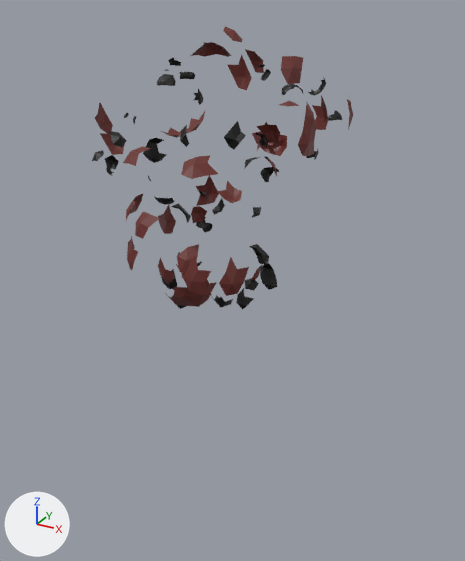
What one commit did to the glTF model public/models/azuki_unarmed_frames/explode/explode.f0015.glb.
Rendered twice from a 50 mm lens placed at (8.33, -14.1, 5.1), pointed at (0.35, 0.42, -2.15). Every picture has the same lights, and +X, +Y and +Z are marked at lower left. Where no turn or scale is listed for an object, it has been applied to the vertices. Vertices at the same position are counted once.

The scene before the commit, as lines of its bpy script (objects in view):
```python
me_bodysubnode_001 = bpy.data.meshes.new('BodySubnode.001')
me_bodysubnode_001.from_pydata(...)  # 874 vertices, 878 faces; spans x -3.66..3.14, y -3.36..3.37, z -2.91..4.47
me_bodysubnode_001.materials.append(mat_bakedmaterial)  # picture img_bakedesttexture
ob_body_001 = bpy.data.objects.new('Body.001', me_bodysubnode_001)
ob_body_001.location = (0.0, 0.0, 0.0)
```
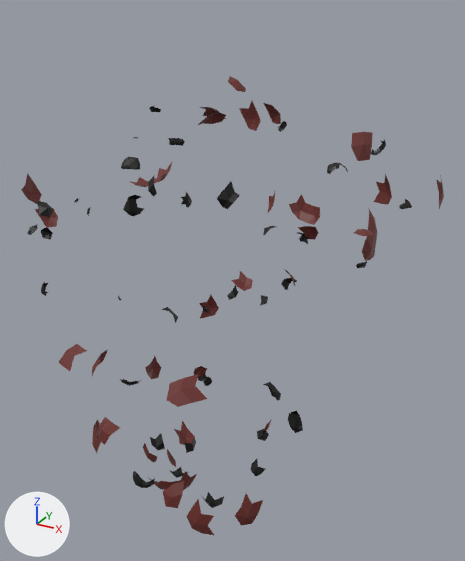
The change, as a diff of the scene's bpy script:
```diff
--- a/public/models/azuki_unarmed_frames/explode/explode.f0015.glb.py
+++ b/public/models/azuki_unarmed_frames/explode/explode.f0015.glb.py
@@ me_bodysubnode_001 @@
-me_bodysubnode_001.from_pydata(...)  # 874 vertices, 878 faces; spans x -3.66..3.14, y -3.36..3.37, z -2.91..4.47
+me_bodysubnode_001.from_pydata(...)  # 874 vertices, 878 faces; spans x -6.39..5.33, y -6.07..5.94, z -8.8..3.26
+# me_bodysubnode_001 part 1: the loose piece of 15 vertices spanning x -1.36..-0.38, y -0.36..0.56, z 1.79..2.45 is moved by (-1.02, -0.11, -1.43)
+# me_bodysubnode_001 part 2: the loose piece of 20 vertices spanning x -0.78..0.61, y -1.64..-0.74, z -2.49..-1.31 is moved by (-0.3, -0.74, -5.81)
+# me_bodysubnode_001 part 3: the loose piece of 10 vertices spanning x 0.33..0.81, y 0.93..1.61, z -2.68..-1.87 is moved by (-0.09, 1.19, -6.09)
+# me_bodysubnode_001 part 4: the loose piece of 10 vertices spanning x -0.98..-0.45, y -0.66..0.09, z -2.17..-1.61 is moved by (-0.19, -0.16, -5.49)
+# me_bodysubnode_001 part 5: the loose piece of 9 vertices spanning x -1.26..-0.53, y 2.35..2.78, z -0.58..-0.02 is moved by (-0.66, 2.1, -3.9)
+# me_bodysubnode_001 part 6: the loose piece of 13 vertices spanning x 2.2..2.54, y -0.06..0.75, z 1.6..2.82 is moved by (1.59, 0.5, -2.56)
+# me_bodysubnode_001 part 7: the loose piece of 8 vertices spanning x -0.84..-0.22, y -1.61..-1.36, z -1.78..-0.95 is moved by (-0.35, -0.68, -5.45)
+# me_bodysubnode_001 part 8: the loose piece of 10 vertices spanning x 0.69..1.41, y -2.67..-2.48, z -1.19..-0.23 is moved by (0.98, -1.67, -5.36)
+# me_bodysubnode_001 part 9: the loose piece of 8 vertices spanning x -2.61..-2.37, y -1.52..-0.86, z 1.89..2.72 is moved by (-1.66, -1.11, -1.78)
+# me_bodysubnode_001 part 10: the loose piece of 8 vertices spanning x -1.26..-0.87, y -0.76..-0.18, z -2.59..-2.0 is moved by (-0.44, 0.07, -6.21)
+# me_bodysubnode_001 part 11: the loose piece of 14 vertices spanning x -1.96..-1.14, y -1.84..-0.93, z -1.47..-0.51 is moved by (-1.01, -0.93, -5.63)
+# me_bodysubnode_001 part 12: the loose piece of 13 vertices spanning x -0.35..0.78, y 2.76..3.12, z 0.92..1.8 is moved by (0.29, 2.2, -2.7)
+# me_bodysubnode_001 part 13: the loose piece of 8 vertices spanning x -3.65..-3.15, y 0.01..0.53, z 1.05..1.64 is moved by (-2.73, -0.15, -2.57)
+# me_bodysubnode_001 part 14: the loose piece of 10 vertices spanning x -1.9..-1.36, y 2.16..2.66, z -0.78..0.18 is moved by (-1.06, 1.75, -4.94)
+# me_bodysubnode_001 part 15: the loose piece of 8 vertices spanning x -0.39..0.02, y 2.83..3.37, z 0.92..1.75 is moved by (-0.82, 2.56, -2.75)
+# me_bodysubnode_001 part 16: the loose piece of 10 vertices spanning x 1.55..2.19, y 2.35..2.71, z 1.8..2.76 is moved by (1.42, 1.79, -2.36)
+# me_bodysubnode_001 part 17: the loose piece of 9 vertices spanning x 1.4..1.92, y -2.15..-1.65, z -1.35..-0.39 is moved by (1.1, -1.24, -5.52)
+# me_bodysubnode_001 part 18: the loose piece of 9 vertices spanning x -1.93..-1.75, y 0.11..0.82, z -1.21..-0.25 is moved by (-0.98, 0.26, -5.37)
+# me_bodysubnode_001 part 19: the loose piece of 9 vertices spanning x -0.92..-0.2, y 2.43..2.62, z 2.72..3.68 is moved by (-0.5, 1.62, -1.45)
+# me_bodysubnode_001 part 20: the loose piece of 9 vertices spanning x 2.83..3.14, y 1.2..1.85, z 2.1..3.06 is moved by (2.19, 1.2, -2.06)
+# me_bodysubnode_001 part 21: the loose piece of 7 vertices spanning x 0.44..0.92, y -2.55..-2.12, z -0.75..-0.15 is moved by (0.43, -1.62, -5.53)
+# me_bodysubnode_001 part 22: the loose piece of 8 vertices spanning x 2.19..2.58, y -0.89..-0.21, z 3.4..3.94 is moved by (1.77, -0.21, -1.44)
+# me_bodysubnode_001 part 23: the loose piece of 9 vertices spanning x 1.05..1.79, y -3.21..-2.54, z 1.72..2.08 is moved by (1.18, -2.54, -3.61)
+# me_bodysubnode_001 part 24: the loose piece of 12 vertices spanning x -2.45..-1.9, y -0.92..0.01, z -0.45..0.14 is moved by (-1.55, -0.25, -5.24)
+# me_bodysubnode_001 part 25: 628 of 874 vertices moved; they spanned x -3.66..2.48, y -3.36..3.16, z -2.91..4.47 and now span x -6.39..4.27, y -6.07..5.53, z -8.74..3.26; mean shift (-0.19, 0.32, -3.46); largest move (0.54, 0.81, -2.52) -> (0.45, 2.0, -8.6)
 me_bodysubnode_001.materials.append(mat_bakedmaterial)
```

Where the change shows, as pixel boxes [x1, y1, x2, y2] in the pictures (465 x 561 px; the box of a moved part takes in the faces that stretch with it):
'Body.001', reshaped (62% wider, 62% taller)
    before: [92, 26, 353, 309]
    after: [21, 76, 444, 535]
part 1 of me_bodysubnode_001, moved or reshaped
    before: [161, 111, 205, 138]
    after: [129, 162, 172, 187]
part 2 of me_bodysubnode_001, moved or reshaped
    before: [166, 279, 217, 307]
    after: [148, 471, 197, 490]
part 3 of me_bodysubnode_001, moved or reshaped
    before: [251, 264, 263, 280]
    after: [263, 419, 272, 432]
part 4 of me_bodysubnode_001, moved or reshaped
    before: [176, 264, 185, 278]
    after: [174, 421, 194, 445]
part 5 of me_bodysubnode_001, moved or reshaped
    before: [217, 181, 242, 203]
    after: [231, 271, 253, 291]
part 6 of me_bodysubnode_001, moved or reshaped
    before: [298, 103, 316, 156]
    after: [362, 209, 377, 261]
part 7 of me_bodysubnode_001, moved or reshaped
    before: [158, 258, 174, 284]
    after: [143, 443, 157, 462]
part 8 of me_bodysubnode_001, moved or reshaped
    before: [183, 255, 211, 295]
    after: [187, 499, 214, 535]
part 9 of me_bodysubnode_001, moved or reshaped
    before: [95, 103, 113, 135]
    after: [21, 173, 42, 205]
part 10 of me_bodysubnode_001, moved or reshaped (not visible before)
    after: [167, 449, 176, 467]
part 11 of me_bodysubnode_001, moved or reshaped
    before: [127, 237, 138, 270]
    after: [92, 419, 101, 453]
part 12 of me_bodysubnode_001, moved or reshaped
    before: [252, 122, 287, 156]
    after: [289, 194, 320, 225]
part 13 of me_bodysubnode_001, moved or reshaped
    before: [100, 133, 124, 155]
    after: [35, 209, 58, 228]
part 14 of me_bodysubnode_001, moved or reshaped
    before: [196, 175, 219, 206]
    after: [199, 295, 219, 319]
part 15 of me_bodysubnode_001, moved or reshaped (not visible before)
    after: [268, 191, 275, 212]
part 16 of me_bodysubnode_001, moved or reshaped
    before: [312, 95, 328, 130]
    after: [373, 174, 392, 205]
part 17 of me_bodysubnode_001, moved or reshaped
    before: [219, 258, 249, 296]
    after: [235, 493, 263, 526]
part 18 of me_bodysubnode_001, moved or reshaped
    before: [158, 204, 176, 234]
    after: [145, 356, 162, 379]
part 19 of me_bodysubnode_001, moved or reshaped
    before: [228, 54, 252, 90]
    after: [239, 101, 261, 131]
part 20 of me_bodysubnode_001, moved or reshaped
    before: [347, 96, 353, 130]
    after: [436, 175, 444, 209]
part 21 of me_bodysubnode_001, moved or reshaped
    before: [177, 244, 199, 272]
    after: [163, 481, 184, 508]
part 22 of me_bodysubnode_001, moved or reshaped
    before: [281, 56, 303, 84]
    after: [351, 132, 373, 161]
part 23 of me_bodysubnode_001, moved or reshaped
    before: [181, 155, 218, 179]
    after: [167, 374, 207, 407]
part 24 of me_bodysubnode_001, moved or reshaped
    before: [126, 194, 143, 220]
    after: [92, 349, 108, 376]
